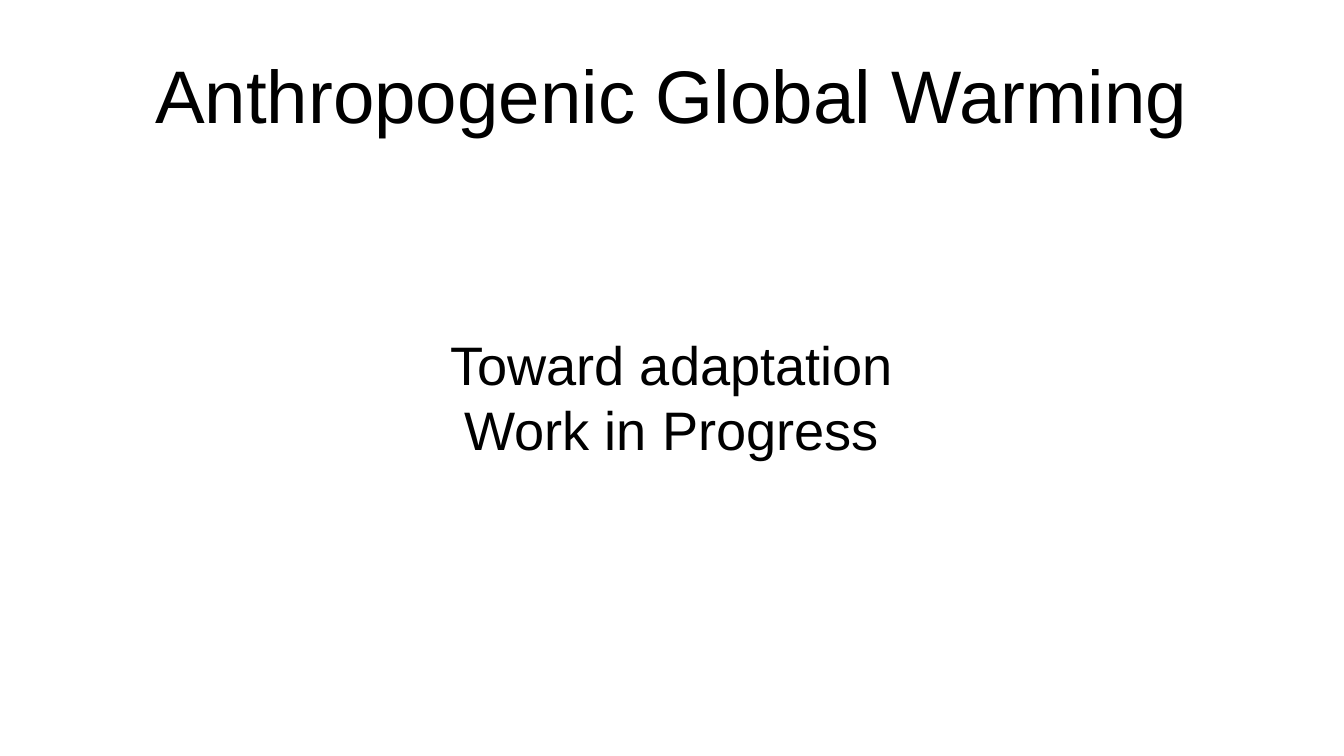
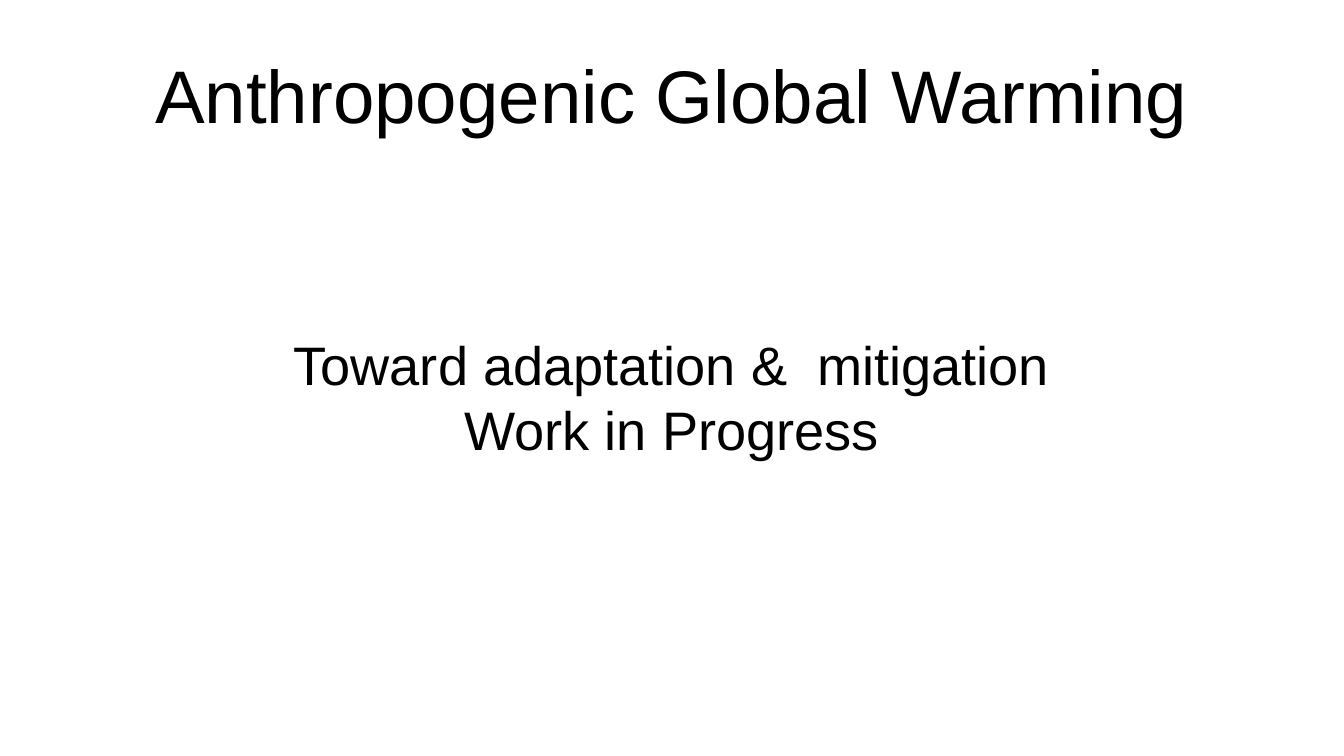
Before and after one commit to YorkEarwaker/Climate-Model, a slide deck: slide 1 of ppm/anthropogenic-global-warming-context.odp. Drawn at 1344x756 pixels with LibreOffice and Linux fonts; fonts in the diff are those of the drawing. Boxes give left, top, right and bottom in pixels: in the first picture for what was removed or moved away, otherwise in the second. Text is boxed around its words. In the diff, an @@ line names an element or a change of style, - is before the commit and + after.

```diff
--- a/ppm/anthropogenic-global-warming-context.odp
+++ b/ppm/anthropogenic-global-warming-context.odp
@@ subtitle at (293,345,1049,394): text changed @@
-Toward adaptation
+Toward adaptation & mitigation
```
Also in this commit, not shown: 3 other slides changed, 4 slides added.
